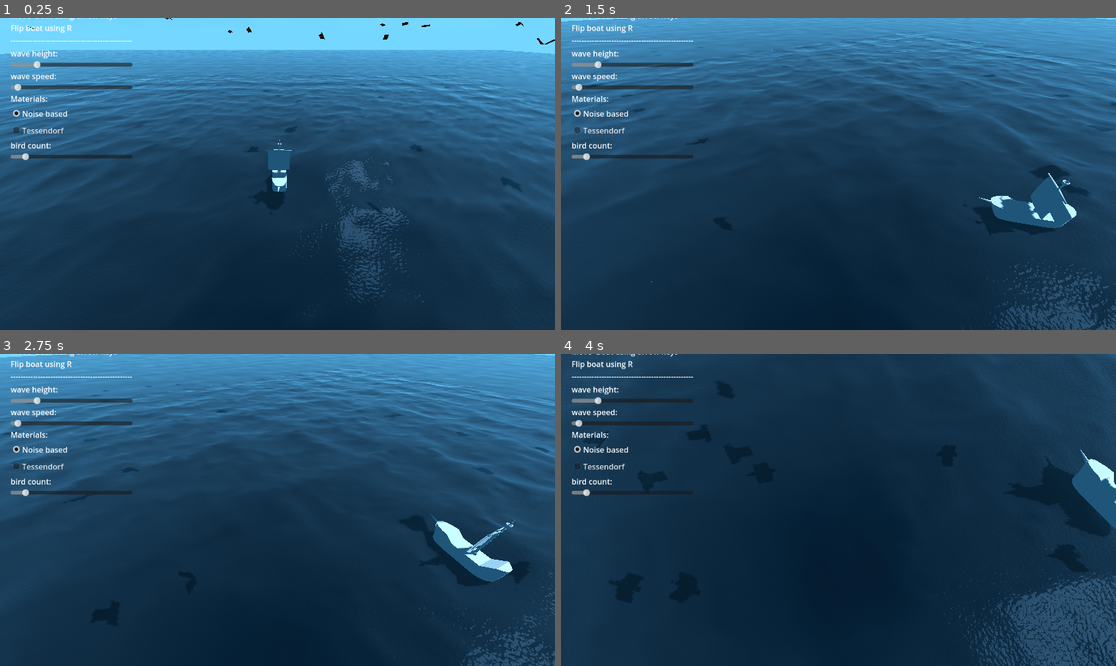
Above: before the commit, frames 1-4 (two rows, left to right).
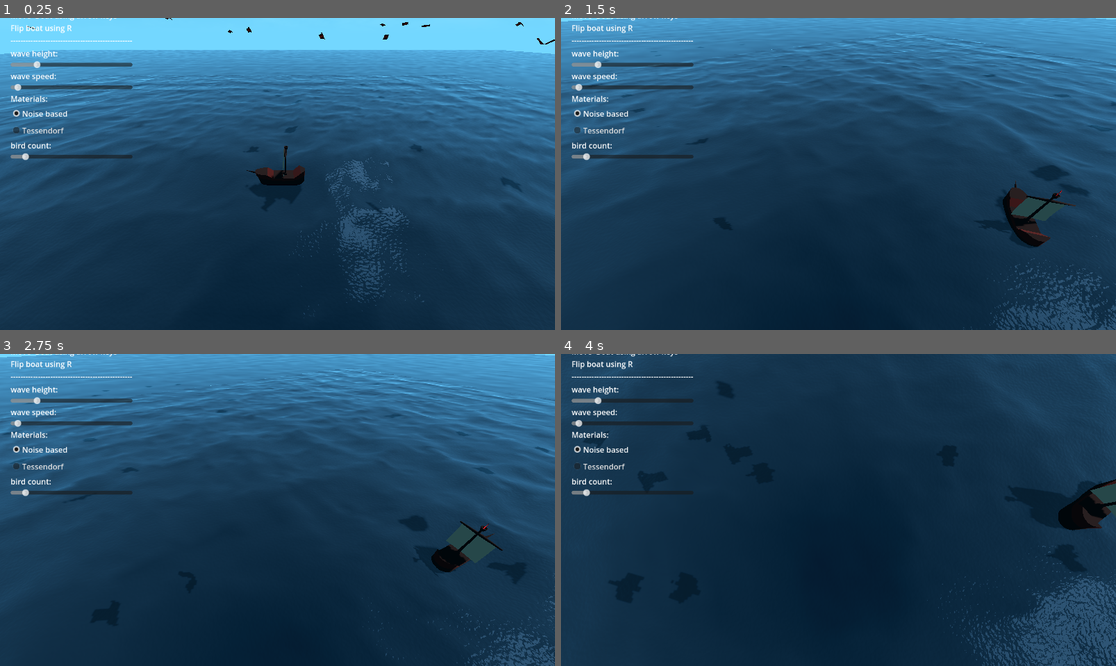
Above: after the commit, the same moments.

Repository: D0V4HKIIN/cs-341-computer-graphics-project
Game: Godot game, scene res://Main.tscn
Two runs of this game, one before a commit and one after it. Both use one fixed random seed, a clock stepped at 60 frames per second and the inputs below.
Inputs (mouse positions are in pixels of both pictures, inside the frame that each line leads up to):
- Up to frame 1 (0.25 s): no input
- Up to frame 2 (1.5 s): move the mouse to (960, 158) at 0.52 s; press the mouse at (960, 158) at 0.53 s; hold Right (boat_right) 0.53-1.28 s; move the mouse to (727, 189) at 1.27 s; release the mouse at (727, 189) at 1.28 s; hold Down (boat_back) from 1.28 s (still down); click (727, 189) at 1.35 s
- Up to frame 3 (2.75 s): move the mouse to (333, 441) at 2.02 s; release Down (boat_back) at 2.03 s; press the mouse at (333, 441) at 2.03 s; hold Right (boat_right) from 2.03 s (still down)
- Up to frame 4 (4 s): move the mouse to (810, 572) at 2.77 s; release Right (boat_right) at 2.78 s; release the mouse at (810, 572) at 2.78 s; hold Up (boat_forward) 2.78-3.53 s; click (810, 572) at 2.85 s; move the mouse to (1005, 556) at 3.52 s; press the mouse at (1005, 556) at 3.53 s; hold Left (boat_left) from 3.53 s (still down)

The runs differ from the first frame. In frame 1, 0.7% of the frame differs, in the area x 44-55%, y 38-62%; in frame 2, 2.5%; in frame 3, 2.6%; in frame 4, 4.5%, in the area x 65-100%, y 0-100%.

Commit message:
boat is stable on water and floats (:

Diff:
--- a/seas-341_captain_hooks_black_pearl/Boat.tscn
+++ b/seas-341_captain_hooks_black_pearl/Boat.tscn
@@ -1,37 +1,40 @@
 [gd_scene load_steps=4 format=3 uid="uid://dauvp4g2i071q"]
 
 [ext_resource type="Script" path="res://Boat.gd" id="1_gtp0f"]
-[ext_resource type="ArrayMesh" uid="uid://5blergw73pxg" path="res://ship_mesh_neph_outside.obj" id="2_ddja4"]
+[ext_resource type="ArrayMesh" uid="uid://5ousbb8kaelo" path="res://ship_mesh_neph.obj" id="2_kjyen"]
 
 [sub_resource type="BoxShape3D" id="BoxShape3D_ahewb"]
-size = Vector3(3, 1, 1.5)
+size = Vector3(4.8, 3.922, 2.15)
 
 [node name="boat" type="RigidBody3D"]
-mass = 100.0
+mass = 250.0
+center_of_mass_mode = 1
+center_of_mass = Vector3(0, -0.5, 0)
 script = ExtResource("1_gtp0f")
 
 [node name="CollisionShape3D" type="CollisionShape3D" parent="."]
+transform = Transform3D(1, 0, 0, 0, 1, 0, 0, 0, 1, 0, 1.9469, 0)
 shape = SubResource("BoxShape3D_ahewb")
 
 [node name="floaters" type="Node3D" parent="."]
 
 [node name="floater" type="Marker3D" parent="floaters"]
-transform = Transform3D(1, 0, 0, 0, 1, 0, 0, 0, 1, 1.6, -0.5, 0.85)
+transform = Transform3D(1, 0, 0, 0, 1, 0, 0, 0, 1, 1.6, 0, 0.85)
 
 [node name="floater2" type="Marker3D" parent="floaters"]
-transform = Transform3D(1, 0, 0, 0, 1, 0, 0, 0, 1, 1.6, -0.5, -0.85)
+transform = Transform3D(1, 0, 0, 0, 1, 0, 0, 0, 1, 1.6, 0, -0.85)
 
 [node name="floater3" type="Marker3D" parent="floaters"]
-transform = Transform3D(1, 0, 0, 0, 1, 0, 0, 0, 1, -1.6, -0.5, -0.85)
+transform = Transform3D(1, 0, 0, 0, 1, 0, 0, 0, 1, -1.6, 0, -0.85)
 
 [node name="floater4" type="Marker3D" parent="floaters"]
-transform = Transform3D(1, 0, 0, 0, 1, 0, 0, 0, 1, -1.6, -0.5, 0.85)
+transform = Transform3D(1, 0, 0, 0, 1, 0, 0, 0, 1, -1.6, 0, 0.85)
 
 [node name="floater5" type="Marker3D" parent="floaters"]
-transform = Transform3D(1, 0, 0, 0, 1, 0, 0, 0, 1, 0, -0.5, 0.85)
+transform = Transform3D(1, 0, 0, 0, 1, 0, 0, 0, 1, 0, 0, 0.85)
 
 [node name="floater6" type="Marker3D" parent="floaters"]
-transform = Transform3D(1, 0, 0, 0, 1, 0, 0, 0, 1, 0, -0.5, -0.85)
+transform = Transform3D(1, 0, 0, 0, 1, 0, 0, 0, 1, 0, 0, -0.85)
 
 [node name="floater7" type="Marker3D" parent="floaters"]
 transform = Transform3D(1, 0, 0, 0, 1, 0, 0, 0, 1, 3, 0, 0)
@@ -43,6 +46,6 @@
 transform = Transform3D(-4.37114e-08, -0.173648, 0.984808, 0, 0.984808, 0.173648, -1, 7.5904e-09, -4.30473e-08, 3.82971, 1.65738, 0)
 
 [node name="boatMesh" type="MeshInstance3D" parent="."]
-transform = Transform3D(0.5, 0, 0, 0, 0.5, 0, 0, 0, 0.5, 0, 0, 0)
-mesh = ExtResource("2_ddja4")
+transform = Transform3D(-2.18557e-08, 0, -0.5, 0, 0.5, 0, 0.5, 0, -2.18557e-08, 0, 0, 0)
+mesh = ExtResource("2_kjyen")
 skeleton = NodePath("../floaters")
--- a/seas-341_captain_hooks_black_pearl/water_noise_based_material.tres
+++ b/seas-341_captain_hooks_black_pearl/water_noise_based_material.tres
@@ -15,7 +15,7 @@
 render_priority = 0
 shader = ExtResource("1_whmqm")
 shader_parameter/water_displacement = Vector2(0, 0)
-shader_parameter/cpu_time = 208.967
+shader_parameter/cpu_time = 22.7459
 shader_parameter/height_scale = 2.0
 shader_parameter/noise_frequency = 0.1
 shader_parameter/wave_speed = 0.05
Not shown, changed: seas-341_captain_hooks_black_pearl/ship_mesh_neph.mtl
Not shown, changed: seas-341_captain_hooks_black_pearl/ship_mesh_neph.obj
Not shown, removed: seas-341_captain_hooks_black_pearl/ship_mesh_neph_outside.obj
